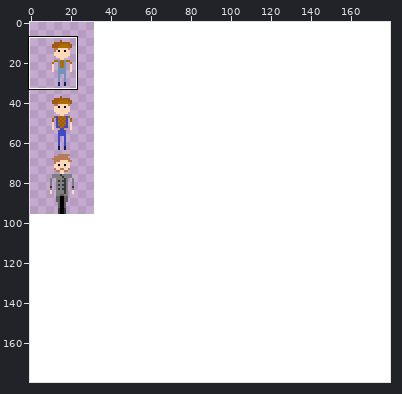
Sprite sheet: res/spritesheets/player.png. The picture above shows the old version from afar; the outline marks the close-up.
Close-up. First the earlier version:
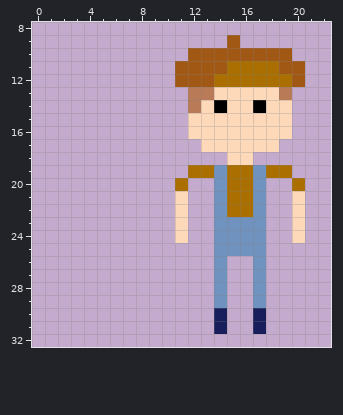
The file is 180x180 pixels. Shown: x 0..22, y 8..32. The commit also changed other parts of the picture, which this record leaves out.
The result:
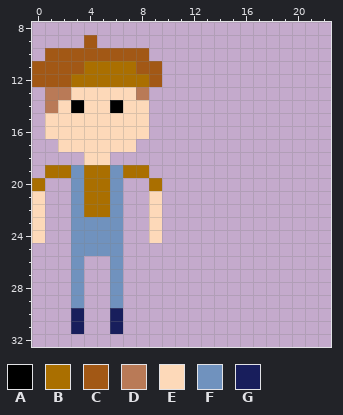
Palette (. is transparent): A #000000  B #aa6f00  C #a25815  D #b97a57  E #fdd9b9  F #7092be  G #181e5c
Changes in this commit:
The author put colour A in row 14 at x 3 and 6.
The author put colour B in row 11 at x 4 to 7; in row 12 at x 3 to 8; in row 19 at x 1 to 2, 4 to 5 and 7 to 8; in row 20 at x 0, 4 to 5 and 9; in rows 21 to 22 at x 4 to 5.
The author put colour C in row 9 at x 4; in row 10 at x 1 to 8; in row 11 at x 0 to 3 and 8 to 9; in row 12 at x 0 to 2 and 9.
The author put colour D in row 13 at x 1 to 2 and 8; in row 14 at x 1.
The author put colour E in row 13 at x 3 to 7; in row 14 at x 2, 4 to 5 and 7 to 8; in rows 15 to 16 at x 1 to 8; in row 17 at x 2 to 7; in row 18 at x 4 to 5; in rows 21 to 24 at x 0 and 9.
The author put colour F in rows 19 to 22 at x 3 and 6; in rows 23 to 25 at x 3 to 6; in rows 26 to 29 at x 3 and 6.
The author put colour G in rows 30 to 31 at x 3 and 6.
The edit erases colour A in row 14 at x 14 and 17.
The edit erases colour B in row 11 at x 15 to 18; in row 12 at x 14 to 19; in row 19 at x 12 to 13, 15 to 16 and 18 to 19; in row 20 at x 11, 15 to 16 and 20; in rows 21 to 22 at x 15 to 16.
The edit erases colour C in row 9 at x 15; in row 10 at x 12 to 19; in row 11 at x 11 to 14 and 19 to 20; in row 12 at x 11 to 13 and 20.
The edit erases colour D in row 13 at x 12 to 13 and 19; in row 14 at x 12.
The edit erases colour E in row 13 at x 14 to 18; in row 14 at x 13, 15 to 16 and 18 to 19; in rows 15 to 16 at x 12 to 19; in row 17 at x 13 to 18; in row 18 at x 15 to 16; in rows 21 to 24 at x 11 and 20.
The edit erases colour F in rows 19 to 22 at x 14 and 17; in rows 23 to 25 at x 14 to 17; in rows 26 to 29 at x 14 and 17.
The edit erases colour G in rows 30 to 31 at x 14 and 17.
Changed places in both close-ups, as pixel boxes (x1, y1, x2, y2):
changed: (32, 35, 305, 334)
